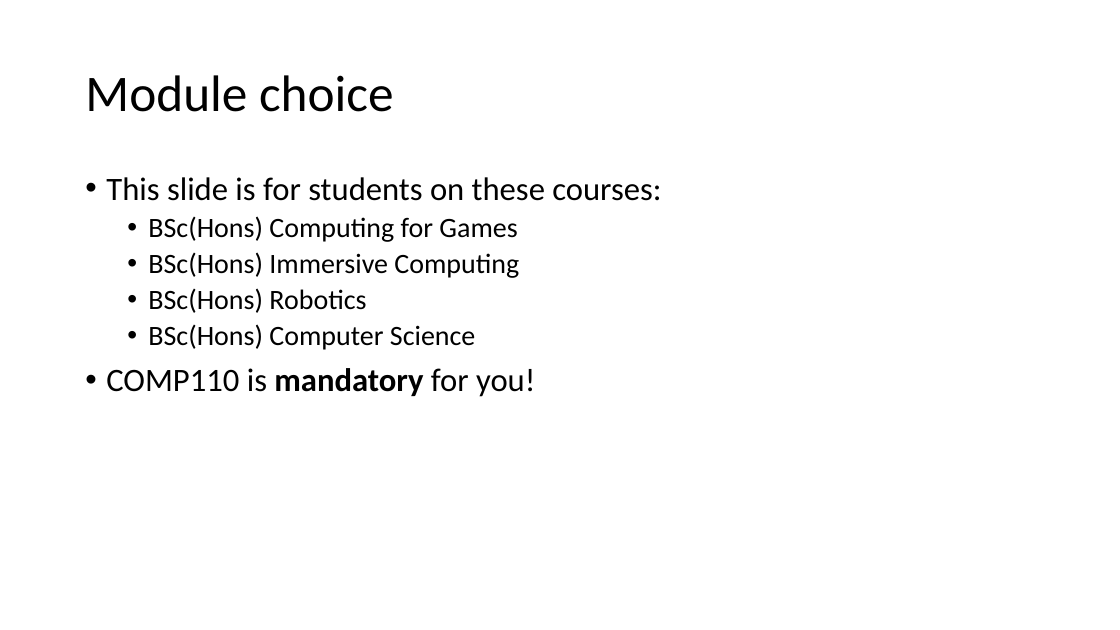
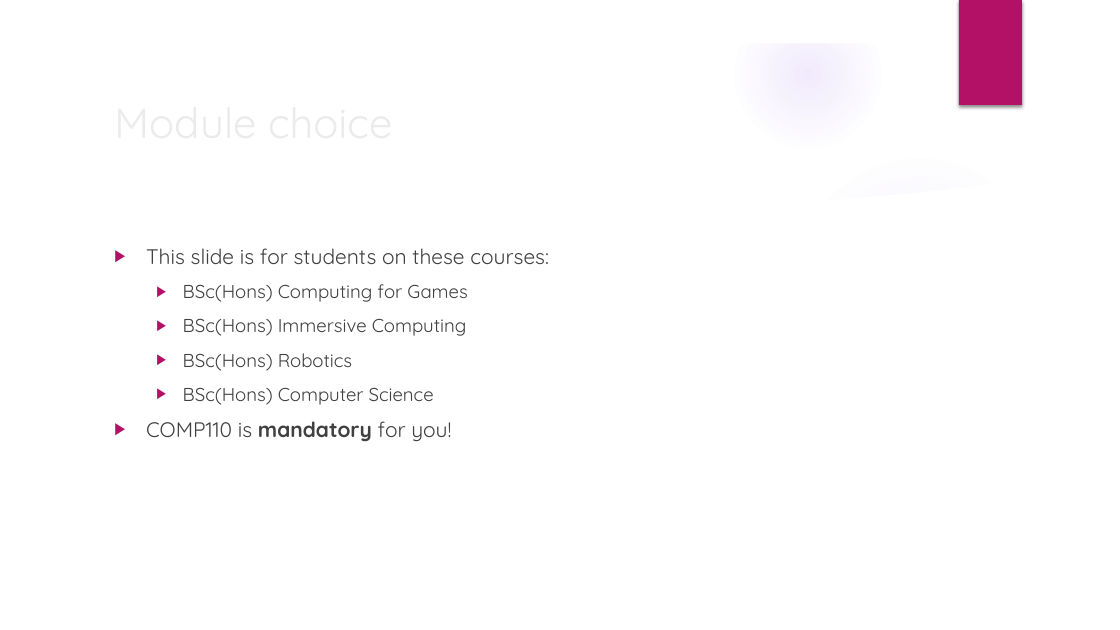
Before and after one commit to Falmouth-Games-Academy/bsc-course-materials, a slide deck: slide 5 of COMP110/01/induction.pptx (slide 4 before the commit). Drawn at 1120x630 pixels with LibreOffice and Linux fonts; fonts in the diff are those of the drawing; background and template pictures are left out. Boxes give left, top, right and bottom in pixels: in the first picture for what was removed or moved away, otherwise in the second. Text is boxed around its words. In the diff, an @@ line names an element or a change of style, - is before the commit and + after.

Commit message:
Further updates to COMP110 session 1

```diff
--- a/COMP110/01/induction.pptx
+++ b/COMP110/01/induction.pptx
@@ group added at box(0, 0, 1120, 630): 3 ellipses, 2 freeform shapes @@
@@ rectangle added at box(959, 0, 1022, 105), fill #B31166 @@
@@ title "Module choice": place and size @@
-title "Module choice" at box(85, 75, 394, 112)
+title "Module choice" at box(106, 89, 911, 154)
@@ title "Module choice" at box(106, 89, 911, 154): size 44 to 36 pt, font Calibri to Quicksand, text colour #000000 to #EBEBEB; line spacing 0.9 to 1 @@
@@ text "This slide is for students ...": place and size @@
-text "This slide is for students ..." at box(106, 177, 661, 397)
+text "This slide is for students ..." at box(146, 248, 549, 441)
@@ text "This slide is for students ..." at box(146, 248, 549, 441): size 28 to 18 pt in "This slide is for students on these ...", "COMP110 is mandatory for you!"; font Calibri to Quicksand, text colour #000000 to #404040; size 24 to 16 pt in "BSc(Hons) Computing for Games", "BSc(Hons) Immersive Computing", "BSc(Hons) Robotics", "BSc(Hons) Computer Science"; bullet • to ▶; line spacing 0.9 to 1; more space between paragraphs @@
```
Also in this commit, not shown: 4 other slides changed, 4 slides added, 2 slides removed, 12 other files.
